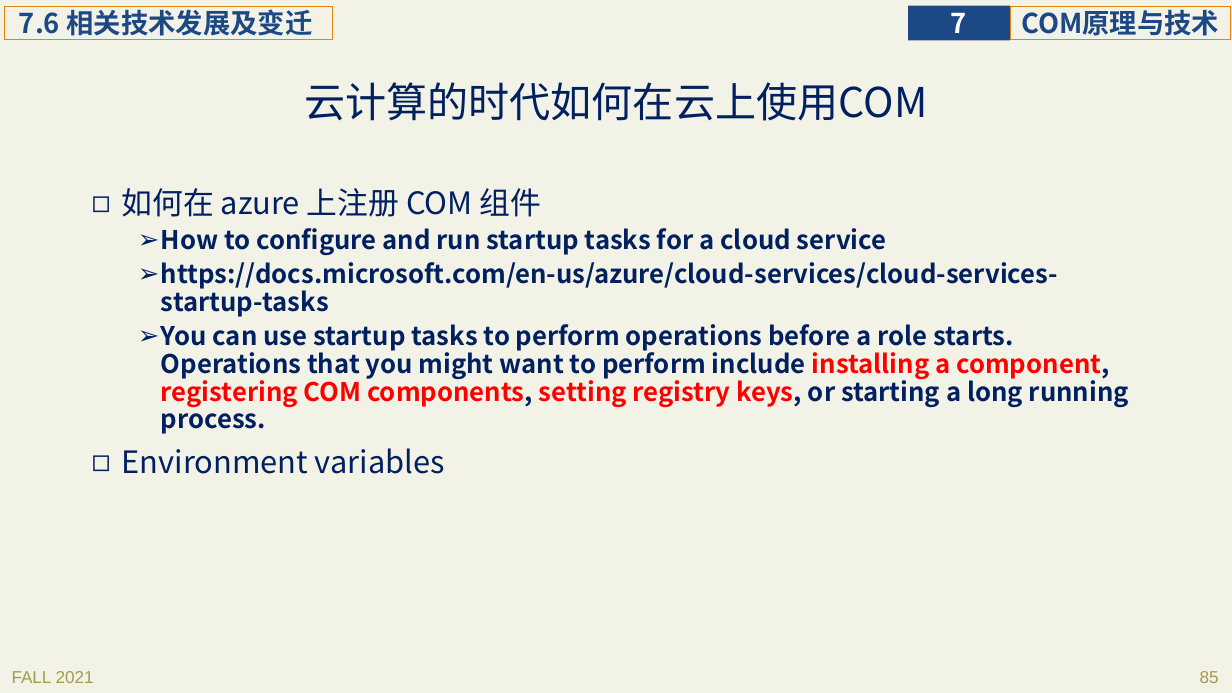
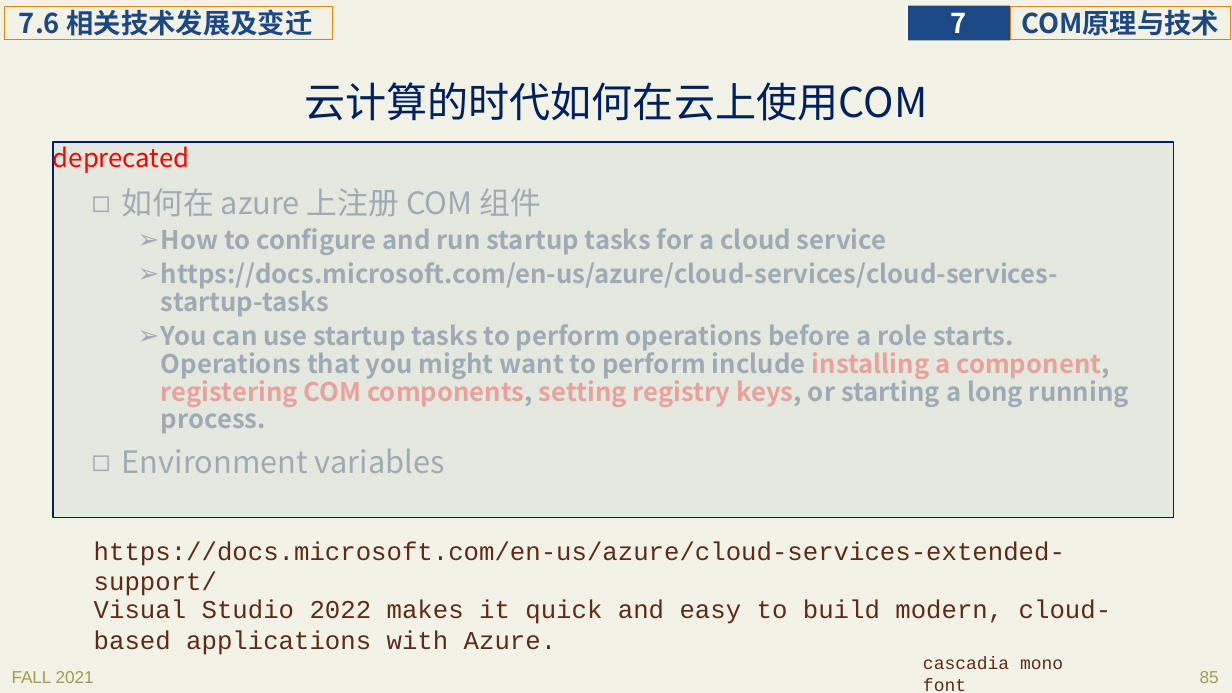
Before and after one commit to principleWindows/win-principle-2021, a slide deck: slide 85 of slides/instruction/principleWindows_7.pptx. Drawn at 1232x693 pixels with LibreOffice and Linux fonts; fonts in the diff are those of the drawing. Boxes give left, top, right and bottom in pixels: in the first picture for what was removed or moved away, otherwise in the second. Text is boxed around its words. In the diff, an @@ line names an element or a change of style, - is before the commit and + after.

```diff
--- a/slides/instruction/principleWindows_7.pptx
+++ b/slides/instruction/principleWindows_7.pptx
@@ rectangle added at [53, 142, 1174, 518], fill #E0E4DB at 71% opacity, outline #002060 1 pt, 20 pt, text #FF0000 @@
+deprecated
@@ text added at [94, 541, 1065, 596], 20 pt, text #5E2C16 @@
+https://docs.microsoft.com/en-us/azure/cloud-services-extended-support/
@@ text added at [94, 599, 1112, 655], 20 pt, text #5E2C16 @@
+Visual Studio 2022 makes it quick and easy to build modern, cloud-based applications with Azure.
@@ text added at [923, 657, 1063, 691], 14 pt, text #5E2C16 @@
+cascadia mono font
```
Also in this commit, not shown: 2 other slides changed, 2 other files.
